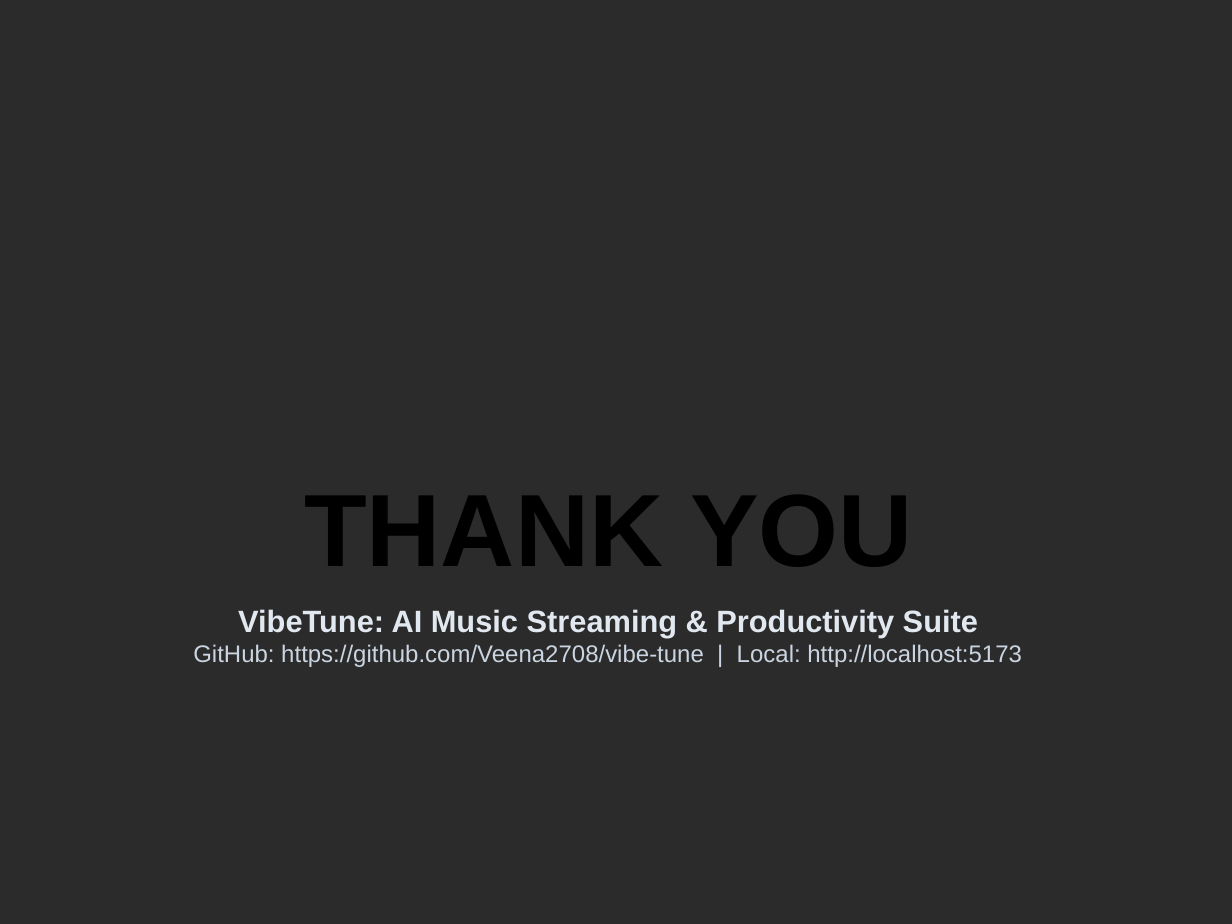
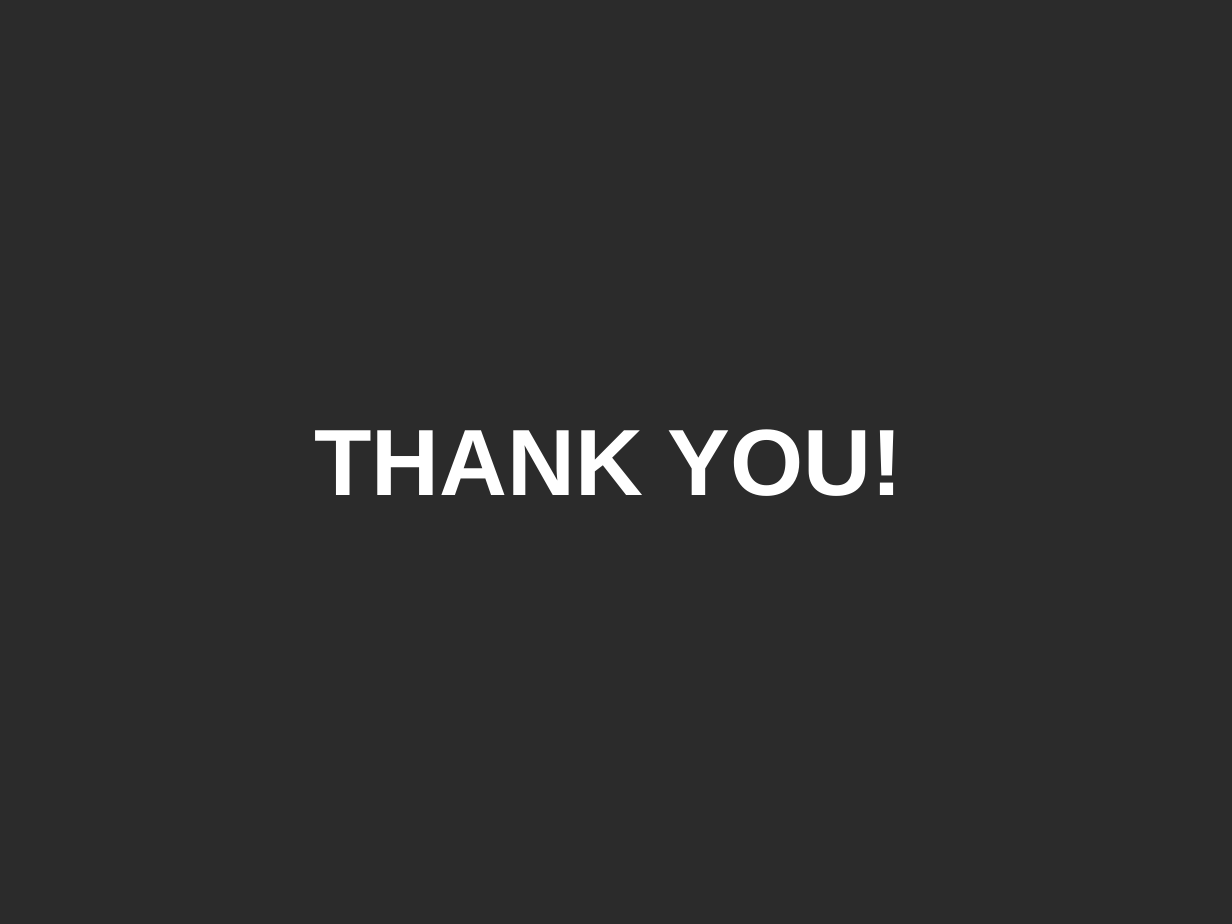
Before and after one commit to Veena2708/vibe-tune, a slide deck: slide 6 of VibeTune_Project_Presentation.pptx. Drawn at 1232x924 pixels with LibreOffice and Linux fonts; fonts in the diff are those of the drawing; background and template pictures are left out; a plain dark background stands for a picture behind light text. Boxes give left, top, right and bottom in pixels: in the first picture for what was removed or moved away, otherwise in the second. Text is boxed around its words. In the diff, an @@ line names an element or a change of style, - is before the commit and + after.

```diff
--- a/VibeTune_Project_Presentation.pptx
+++ b/VibeTune_Project_Presentation.pptx
@@ text at <box>314,429,903,496</box>: text changed; size 14 to 55 pt; text colour #CBD5E1 to #FFFFFF; bold on @@
-THANK YOU
-VibeTune: AI Music Streaming & Productivity Suite
-GitHub: https://github.com/Veena2708/vibe-tune | Local: http://localhost:5173
+THANK YOU!
```
Also in this commit, not shown: 5 other slides changed.
